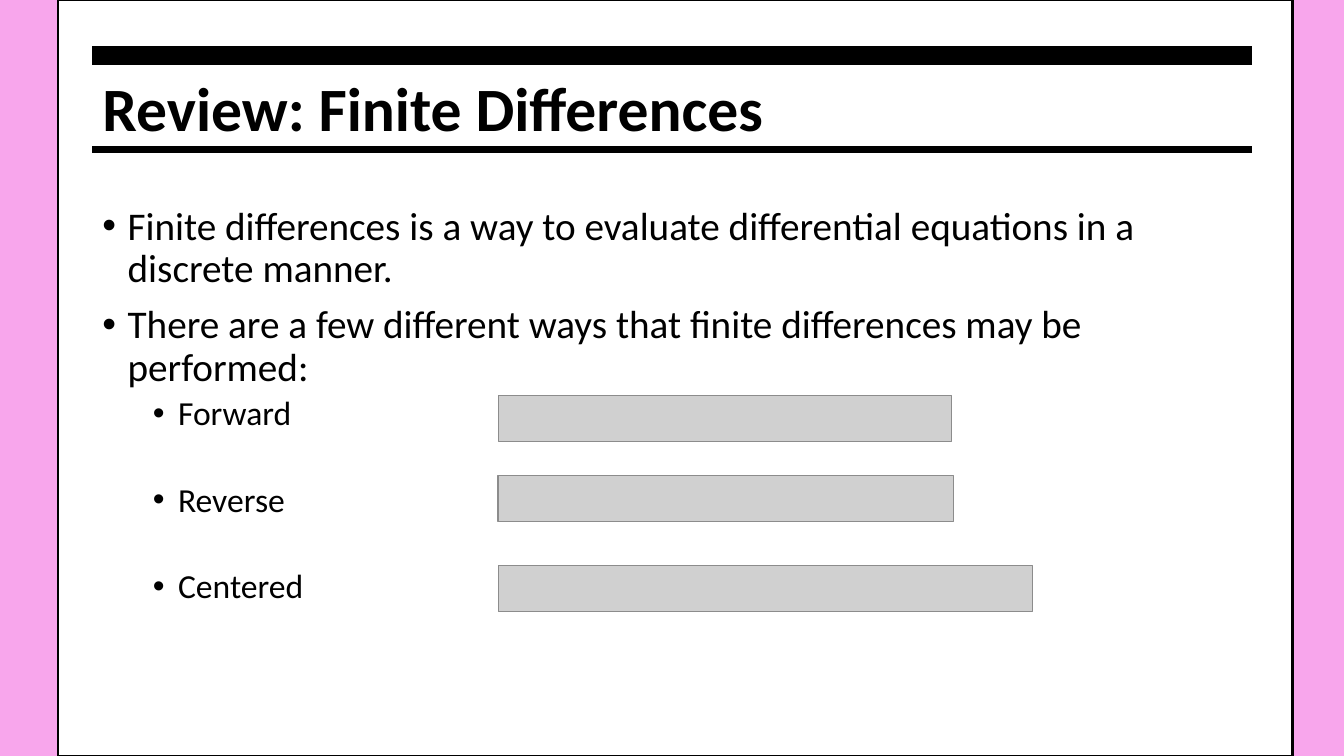
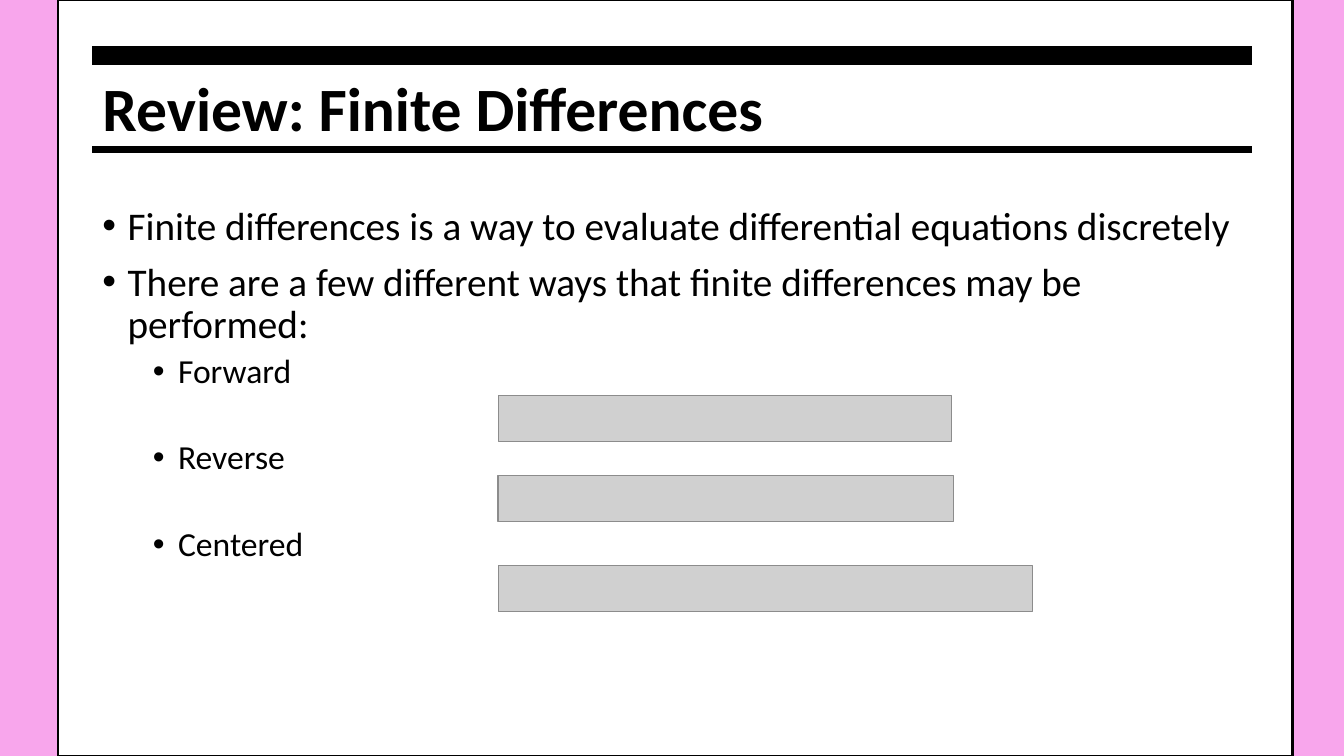
Before and after one commit to Tsintsuntsini/PHYS_581, a slide deck: slide 2 of Presentation3/Staggered Grids.pptx. Drawn at 1344x756 pixels with LibreOffice and Linux fonts; fonts in the diff are those of the drawing; grey boxes stand for pictures. Boxes give left, top, right and bottom in pixels: in the first picture for what was removed or moved away, otherwise in the second. Text is boxed around its words. In the diff, an @@ line names an element or a change of style, - is before the commit and + after.

```diff
--- a/Presentation3/Staggered Grids.pptx
+++ b/Presentation3/Staggered Grids.pptx
@@ text at [128, 212, 1230, 247]: text changed @@
-• Finite differences is a way to evaluate differential equations in a discrete manner.
+• Finite differences is a way to evaluate differential equations discretely
```
Also in this commit, not shown: 3 other slides changed, 2 slides added, 4 slides removed, 2 other files.
